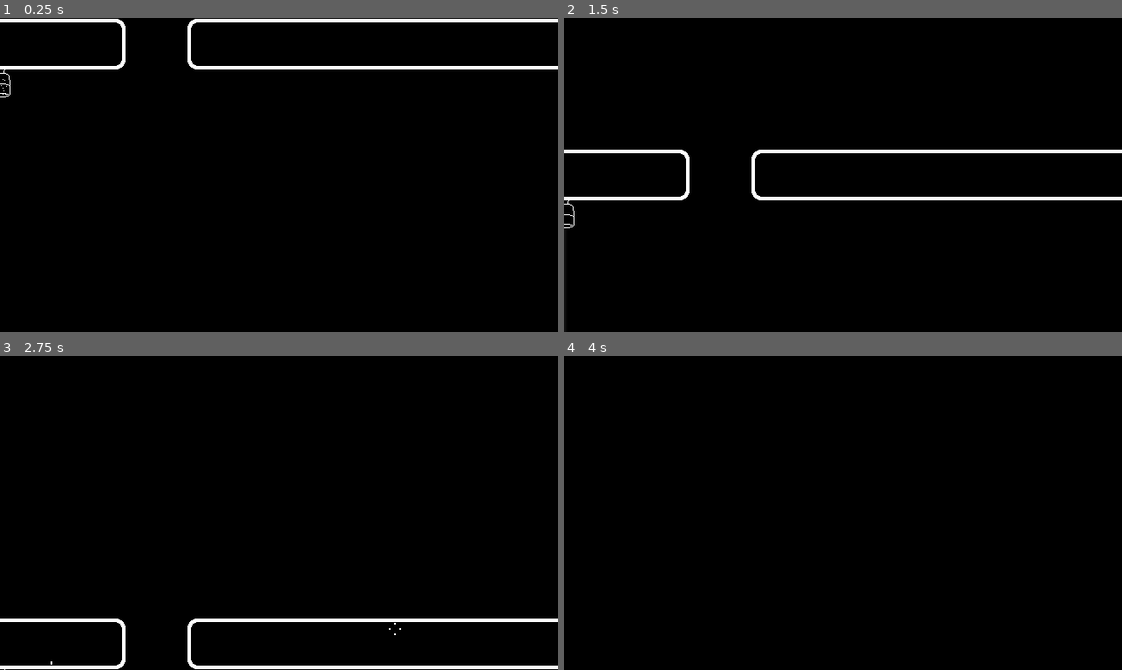
Above: before the commit, frames 1-4 (two rows, left to right).
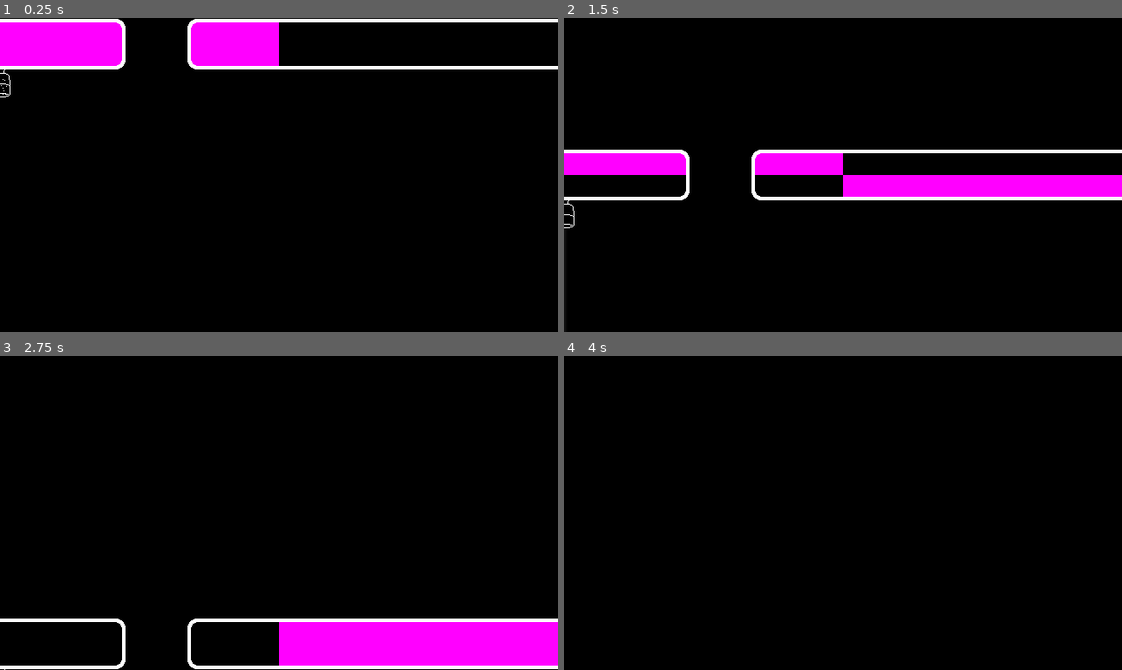
Above: after the commit, the same moments.

Repository: JAMES-535/brackeys-game-jam-2025.2
Game: Godot game, scene res://instances/obstacles/obstacle2.tscn
Same seed, same stepped clock (60 frames per second), same inputs: the game is played once before the commit and once after it. This scene is started directly instead of the project's main scene. The engine's default icon, where the game draws it, is replaced by a stand-in: a white triangle on a blue panel in a dark square.
Inputs:
- Up to frame 1 (0.25 s): no input
- Up to frame 2 (1.5 s): hold D (right) 0.53-1.28 s; hold A (left) from 1.28 s (still down)
- Up to frame 3 (2.75 s): release A (left) at 2.03 s; hold D (right) from 2.03 s (still down)
- Up to frame 4 (4 s): tap Enter at 3.5 s; release D (right) at 3.53 s; hold A (left) from 3.53 s (still down)

The runs differ from the first frame. In frame 1, 5.2% of the frame differs, in the area x 0-50%, y 1-16%; in frame 2, 6.1%; in frame 3, 6.9%, in the area x 9-100%, y 84-99%; in frame 4, nothing differs.
Error after the commit: Invalid access to property or key 'stars_texture' on a base object of type 'Nil'. (res://scripts/shaders/wall_warp_control.gd:11)

Commit message:
optimizations for web build

Diff:
--- a/instances/cannon.tscn
+++ b/instances/cannon.tscn
@@ -52,7 +52,6 @@
 [sub_resource type="Animation" id="Animation_jnfuk"]
 resource_name = "blast"
 length = 3.0
-loop_mode = 1
 step = 0.25
 tracks/0/type = "value"
 tracks/0/imported = false
--- a/instances/obstacles/obstacle.tscn
+++ b/instances/obstacles/obstacle.tscn
@@ -13,18 +13,6 @@
 [sub_resource type="RectangleShape2D" id="RectangleShape2D_p57ef"]
 size = Vector2(510, 58)
 
-[sub_resource type="FastNoiseLite" id="FastNoiseLite_lnu2h"]
-noise_type = 0
-frequency = 0.0041
-offset = Vector3(0, 0, 846.201)
-fractal_type = 0
-
-[sub_resource type="NoiseTexture2D" id="NoiseTexture2D_lbhrr"]
-in_3d_space = true
-seamless = true
-seamless_blend_skirt = 1.0
-noise = SubResource("FastNoiseLite_lnu2h")
-
 [sub_resource type="ViewportTexture" id="ViewportTexture_h1ksv"]
 viewport_path = NodePath("StarParticles/SubViewport")
 
@@ -35,7 +23,6 @@
 shader_parameter/warp_intensity = 0.1
 shader_parameter/sprite_scale = Vector2(4, 0.453)
 shader_parameter/wall_tex = ExtResource("5_xbae1")
-shader_parameter/noise = SubResource("NoiseTexture2D_lbhrr")
 shader_parameter/stars = SubResource("ViewportTexture_h1ksv")
 
 [sub_resource type="ViewportTexture" id="ViewportTexture_f4r72"]
@@ -48,7 +35,6 @@
 shader_parameter/warp_intensity = 0.1
 shader_parameter/sprite_scale = Vector2(4, 0.453)
 shader_parameter/wall_tex = ExtResource("5_xbae1")
-shader_parameter/noise = SubResource("NoiseTexture2D_lbhrr")
 shader_parameter/stars = SubResource("ViewportTexture_f4r72")
 
 [sub_resource type="RectangleShape2D" id="RectangleShape2D_u5sy4"]
@@ -64,7 +50,6 @@
 shader_parameter/warp_intensity = 0.1
 shader_parameter/sprite_scale = Vector2(2.94, 0.453)
 shader_parameter/wall_tex = ExtResource("6_f4r72")
-shader_parameter/noise = SubResource("NoiseTexture2D_lbhrr")
 shader_parameter/stars = SubResource("ViewportTexture_4usvr")
 
 [node name="Obstacle" type="AnimatableBody2D"]
--- a/instances/obstacles/obstacle2.tscn
+++ b/instances/obstacles/obstacle2.tscn
@@ -11,19 +11,7 @@
 [sub_resource type="RectangleShape2D" id="RectangleShape2D_p57ef"]
 size = Vector2(510, 58)
 
-[sub_resource type="FastNoiseLite" id="FastNoiseLite_lnu2h"]
-noise_type = 0
-frequency = 0.0041
-offset = Vector3(0, 0, 3636.78)
-fractal_type = 0
-
-[sub_resource type="NoiseTexture2D" id="NoiseTexture2D_lbhrr"]
-in_3d_space = true
-seamless = true
-seamless_blend_skirt = 1.0
-noise = SubResource("FastNoiseLite_lnu2h")
-
-[sub_resource type="ViewportTexture" id="ViewportTexture_1kjcq"]
+[sub_resource type="ViewportTexture" id="ViewportTexture_brbxe"]
 viewport_path = NodePath("StarParticles/SubViewport")
 
 [sub_resource type="ShaderMaterial" id="ShaderMaterial_qmfn1"]
@@ -33,13 +21,12 @@
 shader_parameter/warp_intensity = 0.2
 shader_parameter/sprite_scale = Vector2(4.425, 0.453)
 shader_parameter/wall_tex = ExtResource("5_qmfn1")
-shader_parameter/noise = SubResource("NoiseTexture2D_lbhrr")
-shader_parameter/stars = SubResource("ViewportTexture_1kjcq")
+shader_parameter/stars = SubResource("ViewportTexture_brbxe")
 
 [sub_resource type="RectangleShape2D" id="RectangleShape2D_puiah"]
 size = Vector2(996, 58)
 
-[sub_resource type="ViewportTexture" id="ViewportTexture_brbxe"]
+[sub_resource type="ViewportTexture" id="ViewportTexture_3uet5"]
 viewport_path = NodePath("StarParticles/SubViewport")
 
 [sub_resource type="ShaderMaterial" id="ShaderMaterial_3uet5"]
@@ -49,8 +36,7 @@
 shader_parameter/warp_intensity = 0.2
 shader_parameter/sprite_scale = Vector2(7.785, 0.453)
 shader_parameter/wall_tex = ExtResource("6_brbxe")
-shader_parameter/noise = SubResource("NoiseTexture2D_lbhrr")
-shader_parameter/stars = SubResource("ViewportTexture_brbxe")
+shader_parameter/stars = SubResource("ViewportTexture_3uet5")
 
 [node name="Obstacle" type="AnimatableBody2D"]
 sync_to_physics = false
--- a/instances/obstacles/obstacle3.tscn
+++ b/instances/obstacles/obstacle3.tscn
@@ -13,18 +13,6 @@
 [sub_resource type="RectangleShape2D" id="RectangleShape2D_p57ef"]
 size = Vector2(510, 58)
 
-[sub_resource type="FastNoiseLite" id="FastNoiseLite_lnu2h"]
-noise_type = 0
-frequency = 0.0041
-offset = Vector3(0, 0, 1096.68)
-fractal_type = 0
-
-[sub_resource type="NoiseTexture2D" id="NoiseTexture2D_lbhrr"]
-in_3d_space = true
-seamless = true
-seamless_blend_skirt = 1.0
-noise = SubResource("FastNoiseLite_lnu2h")
-
 [sub_resource type="ViewportTexture" id="ViewportTexture_l26sw"]
 viewport_path = NodePath("StarParticles/SubViewport")
 
@@ -35,7 +23,6 @@
 shader_parameter/warp_intensity = 0.1
 shader_parameter/sprite_scale = Vector2(4, 0.453)
 shader_parameter/wall_tex = ExtResource("5_honfk")
-shader_parameter/noise = SubResource("NoiseTexture2D_lbhrr")
 shader_parameter/stars = SubResource("ViewportTexture_l26sw")
 
 [sub_resource type="ViewportTexture" id="ViewportTexture_ollvk"]
@@ -48,7 +35,6 @@
 shader_parameter/warp_intensity = 0.1
 shader_parameter/sprite_scale = Vector2(4, 0.453)
 shader_parameter/wall_tex = ExtResource("5_honfk")
-shader_parameter/noise = SubResource("NoiseTexture2D_lbhrr")
 shader_parameter/stars = SubResource("ViewportTexture_ollvk")
 
 [sub_resource type="RectangleShape2D" id="RectangleShape2D_u5sy4"]
@@ -64,7 +50,6 @@
 shader_parameter/warp_intensity = 0.1
 shader_parameter/sprite_scale = Vector2(2.94, 0.453)
 shader_parameter/wall_tex = ExtResource("6_ollvk")
-shader_parameter/noise = SubResource("NoiseTexture2D_lbhrr")
 shader_parameter/stars = SubResource("ViewportTexture_xaj3b")
 
 [node name="Obstacle" type="AnimatableBody2D"]
--- a/instances/obstacles/obstacle4.tscn
+++ b/instances/obstacles/obstacle4.tscn
@@ -11,18 +11,6 @@
 [sub_resource type="RectangleShape2D" id="RectangleShape2D_p57ef"]
 size = Vector2(510, 58)
 
-[sub_resource type="FastNoiseLite" id="FastNoiseLite_lnu2h"]
-noise_type = 0
-frequency = 0.0041
-offset = Vector3(0, 0, 682.255)
-fractal_type = 0
-
-[sub_resource type="NoiseTexture2D" id="NoiseTexture2D_lbhrr"]
-in_3d_space = true
-seamless = true
-seamless_blend_skirt = 1.0
-noise = SubResource("FastNoiseLite_lnu2h")
-
 [sub_resource type="ViewportTexture" id="ViewportTexture_dte70"]
 viewport_path = NodePath("StarParticles/SubViewport")
 
@@ -33,7 +21,6 @@
 shader_parameter/warp_intensity = 0.1
 shader_parameter/sprite_scale = Vector2(4, 0.453)
 shader_parameter/wall_tex = ExtResource("5_e4ul2")
-shader_parameter/noise = SubResource("NoiseTexture2D_lbhrr")
 shader_parameter/stars = SubResource("ViewportTexture_dte70")
 
 [sub_resource type="RectangleShape2D" id="RectangleShape2D_puiah"]
@@ -49,7 +36,6 @@
 shader_parameter/warp_intensity = 0.1
 shader_parameter/sprite_scale = Vector2(7.785, 0.453)
 shader_parameter/wall_tex = ExtResource("6_186da")
-shader_parameter/noise = SubResource("NoiseTexture2D_lbhrr")
 shader_parameter/stars = SubResource("ViewportTexture_186da")
 
 [node name="Obstacle" type="AnimatableBody2D"]
--- a/instances/wall_sprite.tscn
+++ b/instances/wall_sprite.tscn
@@ -1,22 +1,8 @@
-[gd_scene load_steps=10 format=3 uid="uid://b5pfm24qtol1s"]
+[gd_scene load_steps=5 format=3 uid="uid://b5pfm24qtol1s"]
 
 [ext_resource type="Shader" uid="uid://bmy4wqs8lhcrk" path="res://shaders/wall.gdshader" id="1_eky40"]
 [ext_resource type="Texture2D" uid="uid://cfik6wbcbsjkj" path="res://icon.svg" id="2_mq0n2"]
-[ext_resource type="Texture2D" uid="uid://ccife1k10kv6w" path="res://textures/star_viewport_tex.tres" id="2_w3y24"]
 [ext_resource type="Script" uid="uid://cp02y0kvu4n8g" path="res://scripts/shaders/wall_warp_control.gd" id="3_w3y24"]
-[ext_resource type="Texture2D" uid="uid://di6ah4shkja21" path="res://sprites/star.png" id="4_mq0n2"]
-
-[sub_resource type="FastNoiseLite" id="FastNoiseLite_lnu2h"]
-noise_type = 0
-frequency = 0.0041
-offset = Vector3(0, 0, 4452.05)
-fractal_type = 0
-
-[sub_resource type="NoiseTexture2D" id="NoiseTexture2D_lbhrr"]
-in_3d_space = true
-seamless = true
-seamless_blend_skirt = 1.0
-noise = SubResource("FastNoiseLite_lnu2h")
 
 [sub_resource type="ShaderMaterial" id="ShaderMaterial_lnu2h"]
 resource_local_to_scene = true
@@ -24,14 +10,6 @@
 shader_parameter/boarder_size = 0.95
 shader_parameter/warp_intensity = 0.1
 shader_parameter/sprite_scale = Vector2(4, 1)
-shader_parameter/noise = SubResource("NoiseTexture2D_lbhrr")
-shader_parameter/stars = ExtResource("2_w3y24")
-
-[sub_resource type="CanvasItemMaterial" id="CanvasItemMaterial_dinhu"]
-particles_animation = true
-particles_anim_h_frames = 4
-particles_anim_v_frames = 1
-particles_anim_loop = false
 
 [node name="WallSprite" type="Sprite2D"]
 texture_filter = 1
@@ -39,26 +17,3 @@
 scale = Vector2(4, 1)
 texture = ExtResource("2_mq0n2")
 script = ExtResource("3_w3y24")
-
-[node name="StarParticles" type="CanvasLayer" parent="."]
-
-[node name="SubViewport" type="SubViewport" parent="StarParticles"]
-handle_input_locally = false
-canvas_item_default_texture_filter = 0
-canvas_cull_mask = 4293918722
-size = Vector2i(640, 360)
-
-[node name="StarParticles" type="CPUParticles2D" parent="StarParticles/SubViewport"]
-visibility_layer = 2
-texture_filter = 1
-material = SubResource("CanvasItemMaterial_dinhu")
-position = Vector2(320, 180)
-amount = 200
-texture = ExtResource("4_mq0n2")
-emission_shape = 3
-emission_rect_extents = Vector2(400, 400)
-gravity = Vector2(0, 0)
-scale_amount_min = 0.5
-scale_amount_max = 1.2
-anim_speed_min = 1.0
-anim_speed_max = 1.5
--- a/scenes/game.tscn
+++ b/scenes/game.tscn
@@ -10,8 +10,11 @@
 [ext_resource type="PackedScene" uid="uid://desu1q3kqinqk" path="res://instances/obstacles/obstacle3.tscn" id="3_u5sy4"]
 [ext_resource type="Script" uid="uid://cdlfskxbbe1vt" path="res://scripts/gameplay/tutorial_text.gd" id="4_dinhu"]
 [ext_resource type="PackedScene" uid="uid://c7hg7xg2odneg" path="res://instances/obstacles/obstacle4.tscn" id="4_gee14"]
+[ext_resource type="Texture2D" uid="uid://di6ah4shkja21" path="res://sprites/star.png" id="5_dinhu"]
 [ext_resource type="Script" uid="uid://shnlgacuuj32" path="res://scripts/gameplay/camera_control.gd" id="9_vtaks"]
-[ext_resource type="PackedScene" uid="uid://b6qf637mhq6lq" path="res://instances/star_particles.tscn" id="11_kvpfn"]
+
+[sub_resource type="ViewportTexture" id="ViewportTexture_kvuet"]
+viewport_path = NodePath("StarParticles2/SubViewport")
 
 [sub_resource type="Animation" id="Animation_dinhu"]
 length = 0.001
@@ -51,11 +54,26 @@
 &"pulse": SubResource("Animation_kvpfn")
 }
 
+[sub_resource type="CanvasItemMaterial" id="CanvasItemMaterial_trtic"]
+particles_animation = true
+particles_anim_h_frames = 4
+particles_anim_v_frames = 1
+particles_anim_loop = false
+
+[sub_resource type="ParticleProcessMaterial" id="ParticleProcessMaterial_ir15t"]
+particle_flag_disable_z = true
+emission_shape = 3
+emission_box_extents = Vector3(400, 400, 0)
+gravity = Vector3(0, 0, 0)
+anim_speed_min = 1.0
+anim_speed_max = 1.0
+
 [node name="Game" type="Node2D"]
 texture_filter = 1
 
 [node name="GameManager" type="Node" parent="."]
 script = ExtResource("1_gee14")
+stars_texture = SubResource("ViewportTexture_kvuet")
 
 [node name="ScoreTimer" type="Timer" parent="GameManager"]
 
@@ -101,6 +119,22 @@
 }
 autoplay = "RESET"
 
+[node name="StarParticles2" type="CanvasLayer" parent="."]
+
+[node name="SubViewport" type="SubViewport" parent="StarParticles2"]
+handle_input_locally = false
+canvas_item_default_texture_filter = 0
+canvas_cull_mask = 4293918722
+size = Vector2i(640, 360)
+
+[node name="GPUParticles2D" type="GPUParticles2D" parent="StarParticles2/SubViewport"]
+visibility_layer = 2
+material = SubResource("CanvasItemMaterial_trtic")
+position = Vector2(320, 180)
+amount = 200
+texture = ExtResource("5_dinhu")
+process_material = SubResource("ParticleProcessMaterial_ir15t")
+
 [node name="Spawner" type="Node" parent="."]
 script = ExtResource("1_yqjtg")
 obstacle = Array[PackedScene]([ExtResource("2_p57ef"), ExtResource("3_u5sy4"), ExtResource("4_gee14"), ExtResource("2_lnu2h")])
@@ -113,5 +147,3 @@
 
 [node name="Player" parent="." instance=ExtResource("1_uwrxv")]
 position = Vector2(0, 140)
-
-[node name="StarParticles" parent="." instance=ExtResource("11_kvpfn")]
--- a/scripts/game_manager.gd
+++ b/scripts/game_manager.gd
@@ -1,4 +1,9 @@
 extends Node
+class_name GameManager
+
+static var instance
+
+@export var stars_texture: ViewportTexture
 
 var menu_scene: PackedScene = load("res://scenes/menu.tscn")
 
@@ -10,6 +15,11 @@
 var time_shift_speed: float = 50.0
 
 func _ready() -> void:
+	if instance == null:
+		instance = self
+	else:
+		queue_free()
+
 	EventBus.gameplay.game_start.connect(_on_game_start)
 	EventBus.gameplay.game_over.connect(_on_game_over)
 	EventBus.gameplay.add_score.connect(_on_add_score)
--- a/scripts/gameplay/cannon_control.gd
+++ b/scripts/gameplay/cannon_control.gd
@@ -9,6 +9,3 @@
 	if not _active and global_position.y > -200:
 		_active = true
 		_anim_player.play("blast")
-
-	if global_position.y > 200:
-		_blast_sound.volume_db = -80
--- a/scripts/save_manager.gd
+++ b/scripts/save_manager.gd
@@ -14,10 +14,10 @@
 func save_game() -> void:
 	var save_file = FileAccess.open(save_location, FileAccess.WRITE)
 
-	var json_string = JSON.stringify({"high score": high_score})
+	var json_string = JSON.stringify({"high_score": high_score})
 	save_file.store_line(json_string)
 
-	json_string = JSON.stringify({"first time": first_time})
+	json_string = JSON.stringify({"first_time": first_time})
 	save_file.store_line(json_string)
 
 func load_game() -> void:
--- a/scripts/shaders/wall_warp_control.gd
+++ b/scripts/shaders/wall_warp_control.gd
@@ -1,14 +1,12 @@
 @tool
 extends Sprite2D
+
+var star_texture: ViewportTexture
 
 var _elapsed_time: float = 0.0
 var _warp_speed: float = 50.0
 
 func _ready() -> void:
 	_elapsed_time = randf_range(0, 1000)
-
-# Called every frame. 'delta' is the elapsed time since the previous frame.
-func _process(delta: float) -> void:
-	_elapsed_time += delta * _warp_speed
-	material.get("shader_parameter/noise").get("noise").set("offset", Vector3(0.0, 0.0, _elapsed_time))
-	material.set("shader_parameter/sprite_scale", scale)
+	star_texture = GameManager.instance.stars_texture
+	material.set("shader_parameter/stars", star_texture)
--- a/shaders/wall.gdshader
+++ b/shaders/wall.gdshader
@@ -4,7 +4,6 @@
 uniform float warp_intensity = 1.0;
 uniform vec2 sprite_scale;
 uniform sampler2D wall_tex: filter_nearest;
-uniform sampler2D noise: repeat_enable;
 uniform sampler2D stars: repeat_enable, filter_nearest;
 
 void vertex() {
@@ -12,9 +11,7 @@
 }
 
 void fragment() {
-	vec3 normal = texture(noise, UV).rgb;
 	vec2 uv = UV;
-	//uv -= normal.r * warp_intensity * normalize(vec2(0.5) - uv);
 	vec4 wall_col = texture(wall_tex, uv);
 
 	if (wall_col == vec4(0.0, 0.0, 0.0, 1.0)) {
Not shown: 1 places in instances/obstacles/obstacle.tscn that only renumber resources
Not shown: 1 places in instances/obstacles/obstacle2.tscn that only renumber resources
Not shown: 1 places in instances/obstacles/obstacle3.tscn that only renumber resources
Not shown: 1 places in instances/obstacles/obstacle4.tscn that only renumber resources
Not shown: 1 places in scenes/game.tscn that only renumber resources
